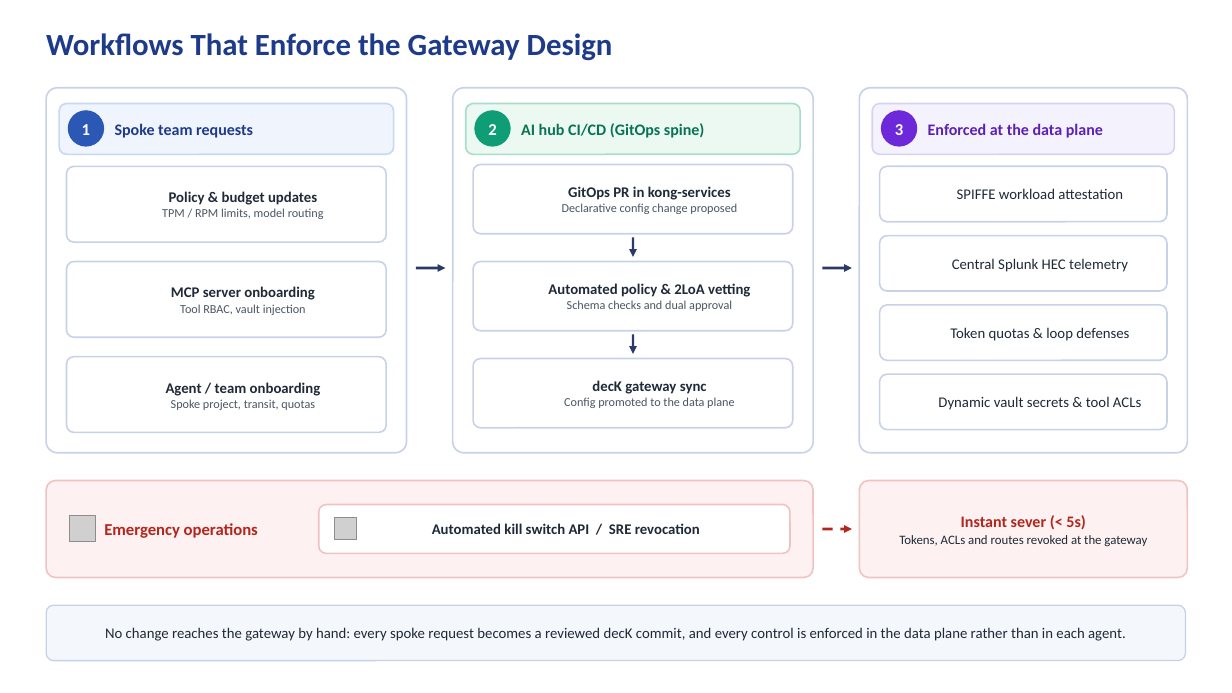
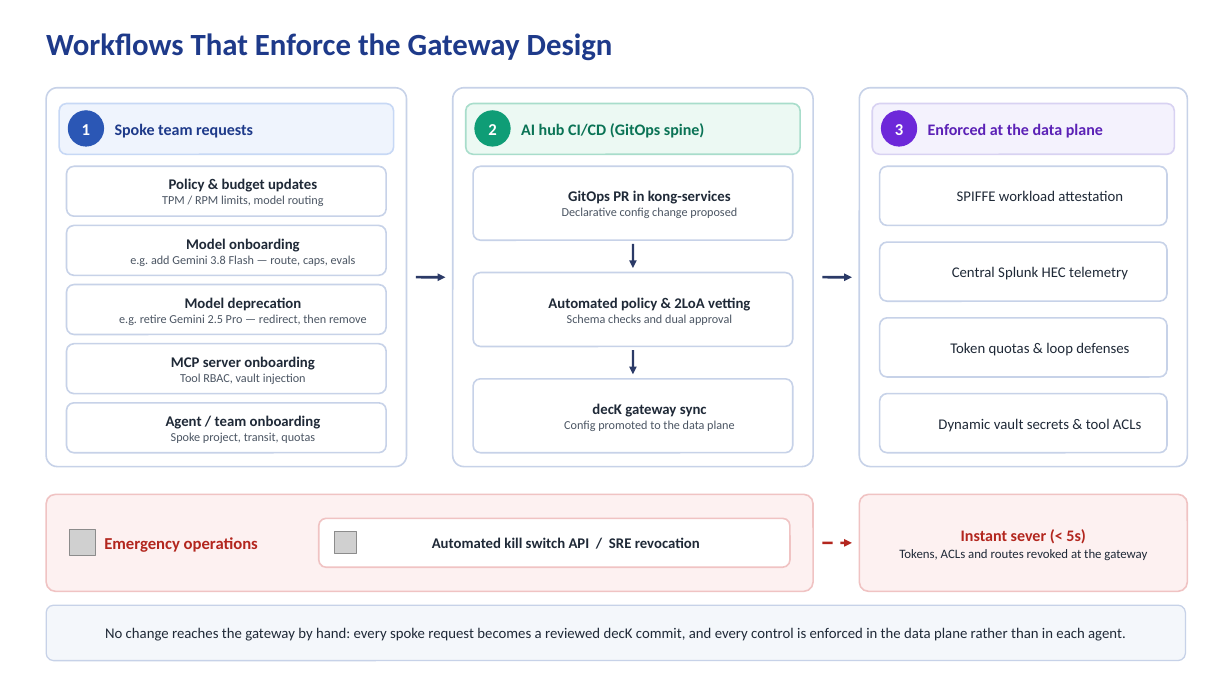
Before and after one commit to vrvlive/slidev-setup, a slide deck: slide 5 of agent-harness-diagram.pptx. Drawn at 1232x693 pixels with LibreOffice and Linux fonts; fonts in the diff are those of the drawing; grey boxes stand for pictures; background and template pictures are left out. Boxes give left, top, right and bottom in pixels: in the first picture for what was removed or moved away, otherwise in the second. Text is boxed around its words. In the diff, an @@ line names an element or a change of style, - is before the commit and + after.

Commit message:
Update agent harness diagram PPTX

```diff
--- a/agent-harness-diagram.pptx
+++ b/agent-harness-diagram.pptx
@@ rounded rectangle: place and size @@
-rounded rectangle at (46,88,407,453)
+rounded rectangle at (46,88,407,467)
@@ rounded rectangle: place and size @@
-rounded rectangle at (453,88,813,453)
+rounded rectangle at (453,88,813,467)
@@ rounded rectangle: place and size @@
-rounded rectangle at (860,88,1188,453)
+rounded rectangle at (860,88,1188,467)
@@ rounded rectangle: place and size @@
-rounded rectangle at (67,166,386,242)
+rounded rectangle at (67,166,386,216)
@@ text "Policy & budget updates": place and size @@
-text "Policy & budget updates" at (162,191,324,219)
+text "Policy & budget updates" at (162,178,324,206)
@@ rounded rectangle: place and size @@
-rounded rectangle at (473,165,793,234)
+rounded rectangle at (473,166,793,240)
@@ text "GitOps PR in kong-services": place and size @@
-text "GitOps PR in kong-services" at (562,186,737,214)
+text "GitOps PR in kong-services" at (562,190,737,218)
@@ rounded rectangle: place and size @@
-rounded rectangle at (880,166,1167,222)
+rounded rectangle at (880,166,1167,226)
@@ rounded rectangle added at (67,226,386,275), fill #FFFFFF, outline #C7D2E8 1.25 pt @@
@@ text added at (130,238,356,266), 9.5 pt, text #4B5563 @@
+Model onboarding
+e.g. add Gemini 3.8 Flash — route, caps, evals
@@ arrow moved from (633, 238) - (633, 257) to (633, 244) - (633, 268) @@
@@ rounded rectangle: place and size @@
-rounded rectangle at (880,236,1167,291)
+rounded rectangle at (880,242,1167,301)
@@ text "Central Splunk HEC telemetry": place and size @@
-text "Central Splunk HEC telemetry" at (952,258,1128,272)
+text "Central Splunk HEC telemetry" at (952,266,1128,280)
@@ rounded rectangle: place and size @@
-rounded rectangle at (67,262,386,337)
+rounded rectangle at (67,285,386,335)
@@ text added at (119,297,367,325), 9.5 pt, text #4B5563 @@
+Model deprecation
+e.g. retire Gemini 2.5 Pro — redirect, then remove
@@ arrow moved from (416, 268) - (445, 268) to (416, 277) - (445, 277) @@
@@ rounded rectangle: place and size @@
-rounded rectangle at (473,262,793,331)
+rounded rectangle at (473,273,793,347)
@@ text "Automated policy & 2LoA vetting": place and size @@
-text "Automated policy & 2LoA vetting" at (548,283,750,311)
+text "Automated policy & 2LoA vetting" at (548,297,750,325)
@@ arrow moved from (823, 268) - (852, 268) to (823, 277) - (852, 277) @@
@@ rounded rectangle: place and size @@
-rounded rectangle at (880,305,1167,360)
+rounded rectangle at (880,318,1167,377)
@@ text "Token quotas & loop defenses": place and size @@
-text "Token quotas & loop defenses" at (950,327,1129,341)
+text "Token quotas & loop defenses" at (950,342,1129,356)
@@ proportions changed in 10 elements at (880,166,1167,226), (473,166,793,240), (880,242,1167,301), (473,273,793,347), (880,318,1167,377), (67,285,386,335), (67,166,386,216), (880,394,1167,453), (473,379,793,453), (67,344,386,394) @@
@@ rounded rectangle: place and size @@
-rounded rectangle at (67,357,386,433)
+rounded rectangle at (67,344,386,394)
@@ text "MCP server onboarding": place and size @@
-text "MCP server onboarding" at (171,286,315,315)
+text "MCP server onboarding" at (171,356,315,384)
@@ arrow moved from (633, 335) - (633, 354) to (633, 350) - (633, 374) @@
@@ rounded rectangle: place and size @@
-rounded rectangle at (473,359,793,428)
+rounded rectangle at (473,379,793,453)
@@ text "decK gateway sync": place and size @@
-text "decK gateway sync" at (564,380,734,408)
+text "decK gateway sync" at (564,403,734,431)
@@ rounded rectangle added at (67,403,386,453), fill #FFFFFF, outline #C7D2E8 1.25 pt @@
@@ text "Agent / team onboarding": place and size @@
-text "Agent / team onboarding" at (166,382,321,410)
+text "Agent / team onboarding" at (166,415,321,443)
@@ rounded rectangle: place and size @@
-rounded rectangle at (880,374,1167,430)
+rounded rectangle at (880,394,1167,453)
@@ text "Dynamic vault secrets & tool ...": place and size @@
-text "Dynamic vault secrets & tool ..." at (938,396,1141,410)
+text "Dynamic vault secrets & tool ..." at (938,418,1141,432)
@@ 3 texts, 3 rounded rectangles, 2 pictures, 1 arrow: place and size @@
-3 texts, 3 rounded rectangles, 2 pictures, 1 arrow at (46,481,1188,578)
+3 texts, 3 rounded rectangles, 2 pictures, 1 arrow at (46,494,1188,592)
```
